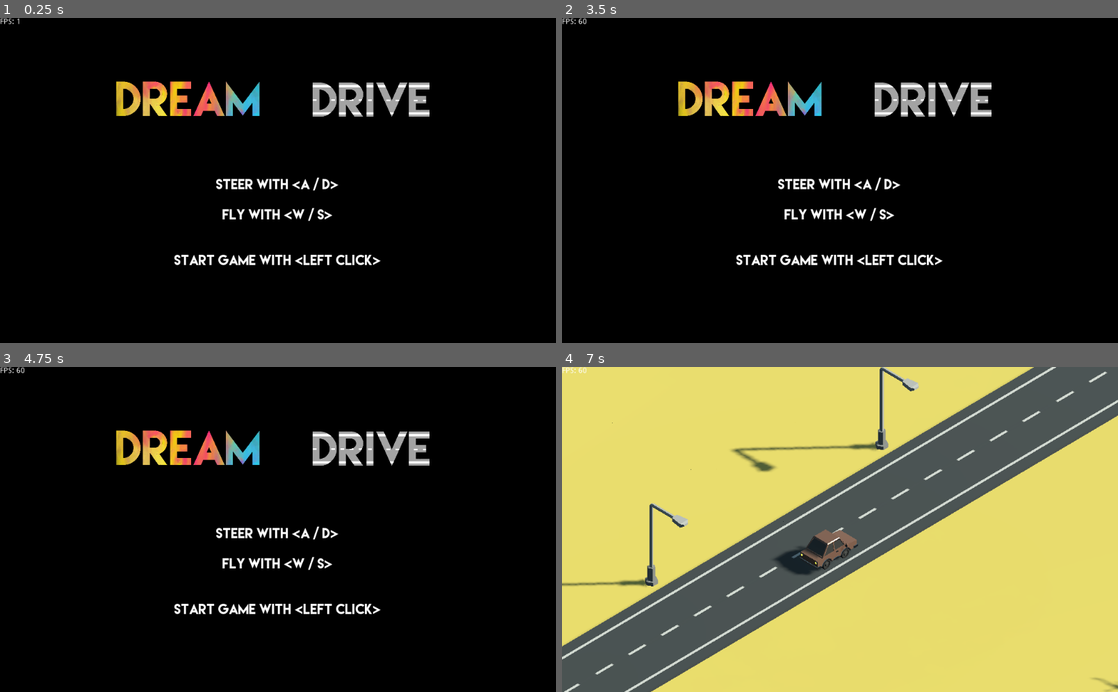
Above: before the commit, frames 1-4 (two rows, left to right).
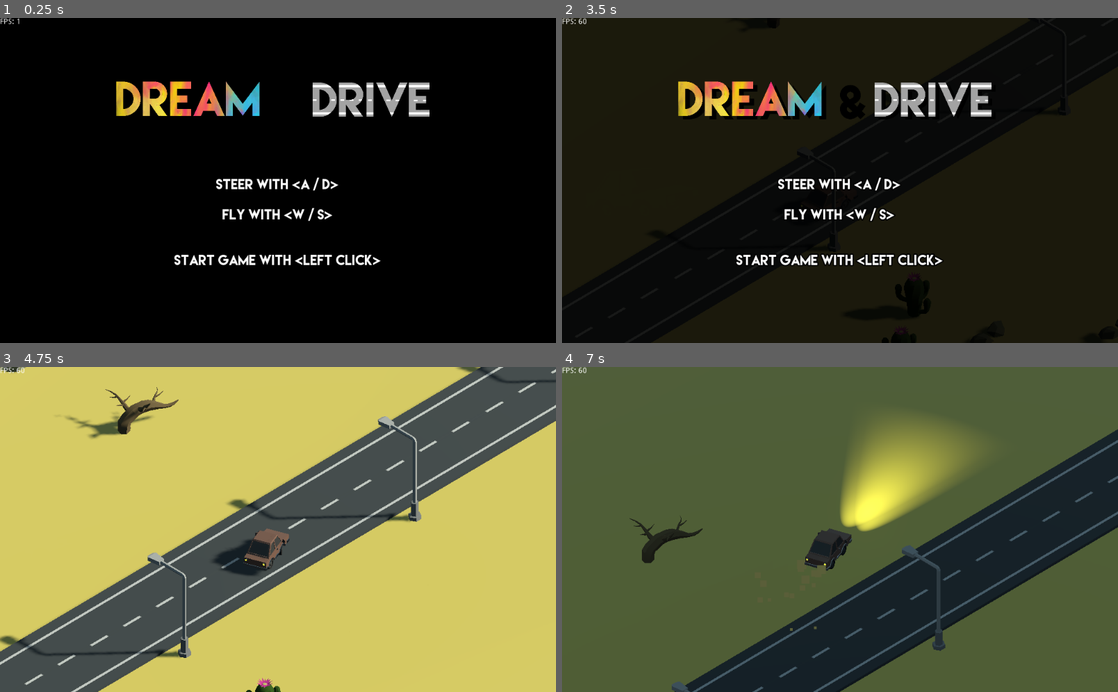
Above: after the commit, the same moments.

Repository: nheeb/dreamanddrive
Game: Godot game, scene res://Logic/Main.tscn
The game is run twice, just before and just after one commit, with the same random seed, the same clock (stepped at 60 frames per second) and the same inputs. The engine's default icon, where the game draws it, is replaced by a stand-in: a white triangle on a blue panel in a dark square.
Inputs (mouse positions are in pixels of both pictures, inside the frame that each line leads up to):
- Up to frame 1 (0.25 s): no input
- Up to frame 2 (3.5 s): tap Enter at 0.5, 2.75 s; move the mouse to (962, 164) at 0.52 s; hold D (steer_right) 0.53-1.28 s; click (962, 164) at 0.6 s; move the mouse to (728, 196) at 1.27 s; hold S (fly_down) 1.28-2.03 s; click (728, 196) at 1.35 s; tap Space at 2 s; move the mouse to (895, 109) at 2.02 s; hold D (steer_right) 2.03-2.78 s; click (895, 109) at 2.1 s; move the mouse to (812, 245) at 2.77 s; hold W (fly_up) from 2.78 s (still down); click (812, 245) at 2.85 s
- Up to frame 3 (4.75 s): move the mouse to (444, 578) at 3.52 s; release W (fly_up) at 3.53 s; hold A (steer_left) from 3.53 s (still down); click (444, 578) at 3.6 s; move the mouse to (111, 480) at 4.27 s; click (111, 480) at 4.35 s
- Up to frame 4 (7 s): move the mouse to (867, 529) at 5.02 s; release A (steer_left) at 5.03 s; hold S (fly_down) 5.03-5.78 s; click (867, 529) at 5.1 s; move the mouse to (756, 448) at 5.77 s; hold D (steer_right) 5.78-6.53 s; click (756, 448) at 5.85 s; move the mouse to (962, 513) at 6.52 s; hold W (fly_up) from 6.53 s (still down); click (962, 513) at 6.6 s

The runs differ from the first frame. In frame 2, 66% of the frame differs, in the area x 0-100%, y 0-100%; in frame 3, 100%; in frame 4, 100%.

Commit message:
Biggest Lag Spike Fixed

Diff:
--- a/Effects/Ubershader.tscn
+++ b/Effects/Ubershader.tscn
@@ -1,7 +1,8 @@
-[gd_scene load_steps=3 format=2]
+[gd_scene load_steps=4 format=2]
 
 [ext_resource path="res://Effects/Explosion.tscn" type="PackedScene" id=1]
 [ext_resource path="res://Effects/DirtParticles.tscn" type="PackedScene" id=2]
+[ext_resource path="res://Logic/EnemyCar.tscn" type="PackedScene" id=3]
 
 [node name="Ubershader" type="Spatial"]
 
@@ -9,3 +10,6 @@
 
 [node name="DirtParticles" parent="." instance=ExtResource( 2 )]
 emitting = true
+
+[node name="EnemyCar" parent="." instance=ExtResource( 3 )]
+transform = Transform( 0.218189, 0, 0, 0, 0.218189, 0, 0, 0, 0.218189, 0, -0.45932, 0 )
--- a/Logic/Game.gd
+++ b/Logic/Game.gd
@@ -22,23 +22,22 @@
 
 func _ready():
 	randomize()
-	Sound.add_db(-500)
-	yield(get_tree().create_timer(.1),"timeout")
-	start_intro(true)
-	car.handle_collision(null)
-	dream_car.handle_collision()
-	yield(get_tree().create_timer(2.3),"timeout")
-	reset_game()
-	Sound.add_db(500)
+#	yield(get_tree().create_timer(.2),"timeout")
+#	Sound.add_db(-500)
+#	yield(get_tree().create_timer(.1),"timeout")
+#	start_intro(true)
+#	car.handle_collision(null)
+#	dream_car.handle_collision()
+#	yield(get_tree().create_timer(2.3),"timeout")
+#	reset_game()
+#	Sound.add_db(500)
 
-func start_intro(uber := false):
+func start_intro():
 	world.reduce_sky_energy()
-	yield(get_tree().create_timer(2.0 if not uber else .1),"timeout")
+	yield(get_tree().create_timer(2.0),"timeout")
 	car.turn_on_lights()
 	get_tree().call_group("lamp", "turn_on")
 	world.show_intro_texts()
-	if uber:
-		return
 	yield(get_tree().create_timer(2.5),"timeout")
 	Sound.fade_out_engine()
 	Sound.play_acc(true)
--- a/Logic/Main.gd
+++ b/Logic/Main.gd
@@ -8,6 +8,15 @@
 	Game.viewport_shader = $ViewportContainer.material
 	yield(get_tree().create_timer(.01),"timeout")
 	refresh_size()
+	for i in range(10):
+		var e = EXPLOSION.instance()
+		Game.world.add_child(e)
+		e.global_translation = Game.car.global_translation
+		e = EXPLOSION.instance()
+		Game.dream_world.add_child(e)
+		e.global_translation = Game.dream_car.global_translation
+		yield(get_tree(),"physics_frame")
+		yield(get_tree(),"physics_frame")
 	yield(get_tree().create_timer(2.5),"timeout")
 	fade_from_black_screen()
 	yield(get_tree().create_timer(1),"timeout")
--- a/Logic/Sound.gd
+++ b/Logic/Sound.gd
@@ -27,14 +27,18 @@
 func play_boom():
 	$ExplosionPlayer.play(0.0)
 
+var first_ready := true
 func _ready():
 	for audio in get_children():
 		audio = audio as AudioStreamPlayer
 		audio.stop()
-	uber()
+	yield(get_tree(),"physics_frame")
+	if first_ready:
+		uber()
+		first_ready = false
 	$MusicPlayer.stop()
 	$GravelPlayer.stop()
-	yield(get_tree().create_timer(1),"timeout")
+	yield(get_tree().create_timer(2),"timeout")
 	$CarEngine.play(0.0)
 
 var first_trucks := 2
@@ -60,12 +64,13 @@
 	$EngineOffPlayer.play(0.0)
 
 func uber():
+	return
 	add_db(-200)
 	for audio in get_children():
 		audio = audio as AudioStreamPlayer
 		audio.volume_db -= 200.0
 		audio.play(0.0)
-		yield(get_tree().create_timer(.1),"timeout")
+		yield(get_tree().create_timer(.2),"timeout")
 		audio.stop()
 		audio.volume_db += 200.0
 	add_db(200)
--- a/Logic/World.gd
+++ b/Logic/World.gd
@@ -38,8 +38,8 @@
 
 func reduce_sky_energy():
 	$SunPlayer.play("sun")
-	yield(get_tree().create_timer(2.5),"timeout")
-	$DirectionalLight.visible = false
+	#yield(get_tree().create_timer(2.5),"timeout")
+	#$DirectionalLight.visible = false
 #	var tween := get_tree().create_tween()
 #	#tween.set_ease(Tween.EASE_IN_OUT).set_trans(Tween.TRANS_CUBIC)
 #	tween.tween_property($WorldEnvironment.environment.background_sky, "sky_energy", .4, 2.0).from(1.0)
--- a/Logic/World.tscn
+++ b/Logic/World.tscn
@@ -161,10 +161,13 @@
 anims/intro = SubResource( 4 )
 
 [node name="IntroTexts" type="Spatial" parent="."]
+visible = false
 
 [node name="Label3D" type="Label3D" parent="IntroTexts"]
 transform = Transform( 1.59269, 0, 0, 0, -6.96186e-08, 1.59269, 0, -1.59269, -6.96186e-08, 36.0185, 1.23256, -1.21337 )
 cast_shadow = 0
+double_sided = false
+alpha_cut = 2
 modulate = Color( 0.517647, 0.517647, 0.517647, 1 )
 text = "As the sunlight fades..."
 font = SubResource( 5 )
@@ -172,6 +175,8 @@
 [node name="Label3D2" type="Label3D" parent="IntroTexts"]
 transform = Transform( 1.73426, 0, 0, 0, -7.58068e-08, 1.73426, 0, -1.73426, -7.58068e-08, 68.904, 1.23256, 1.35802 )
 cast_shadow = 0
+double_sided = false
+alpha_cut = 2
 modulate = Color( 0.517647, 0.517647, 0.517647, 1 )
 text = "Your mind drifts away"
 font = SubResource( 5 )
@@ -182,4 +187,4 @@
 anims/sun = SubResource( 6 )
 
 [node name="Ubershader" parent="." instance=ExtResource( 9 )]
-transform = Transform( 0.0898237, 0, 0, 0, 0.0898237, 0, 0, 0, 0.0898237, 13.4189, -2.6749, 6.72621 )
+transform = Transform( 0.0898237, 0, 0, 0, 0.0898237, 0, 0, 0, 0.0898237, -2.4869, 3.55307, 2.15879 )
